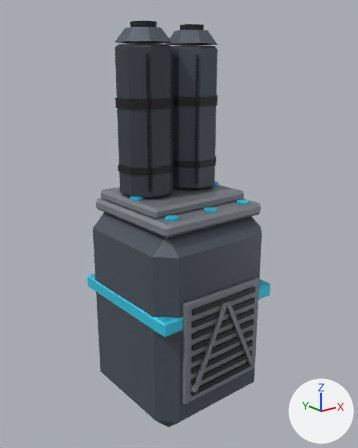
What one commit did to the FBX model SpaceStation/Assets/_Project/Art/Models/Modules/SM_Oxygen.fbx.
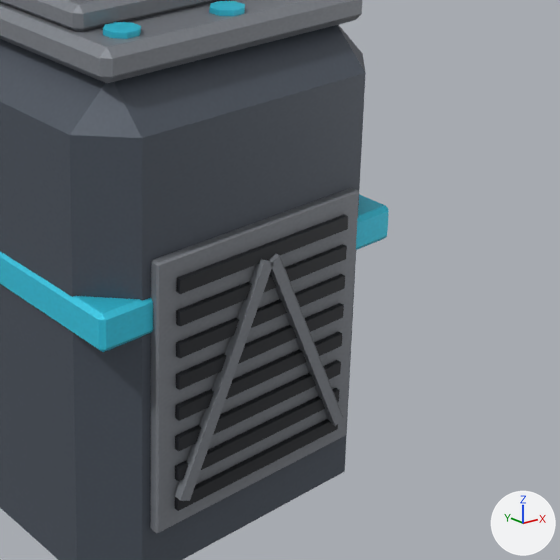
There are two pictures of each version: one whole from a 50 mm lens placed at (-0.747, -0.942, 0.374), pointed at (-0.001, -0.009, 0.001), one close up on the part from 35% to 93% of the width and 46% to 93% of the height. The axes (+X, +Y, +Z) are drawn at lower right. The lights are the same throughout. The older version's two pictures come first. Where no turn or scale is listed for an object, it has been applied to the vertices.

The first close-up shows 'SMN_Oxygen'.
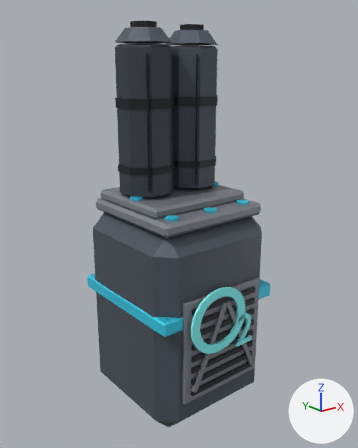
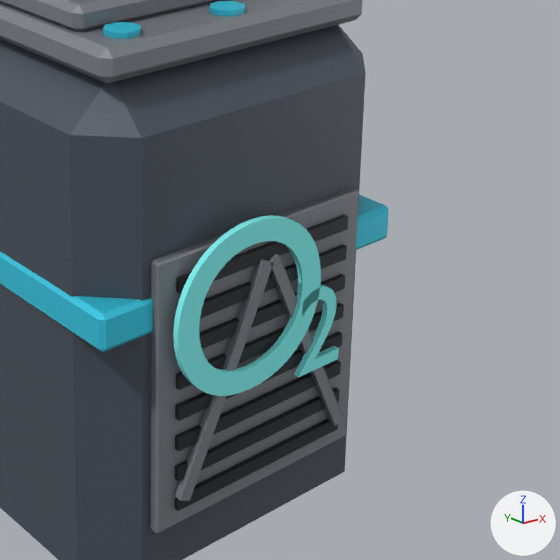
Pixel boxes [x1, y1, x2, y2] of what changed, in the close-ups (560 x 560 px):
```json
{"object": "Emblem_Oxygen", "change": "added", "after": [173, 215, 339, 396], "on screen": "cyan"}
```

Edits to the scene script, one JSON object a line:
```json
{"op": "add", "block": "mat_fx_fluorcyan", "code": ["mat_fx_fluorcyan = principled_material('FX_FluorCyan')", "mat_fx_fluorcyan.base_color = (0.25, 1.0, 1.0)  # cyan #89ffff", "mat_fx_fluorcyan.roughness = 0.3"]}
{"op": "add", "block": "me_emblem_oxygen", "code": ["me_emblem_oxygen = bpy.data.meshes.new('Emblem_Oxygen')", "me_emblem_oxygen.from_pydata(...)  # 370 vertices, 736 faces; spans x -0.11..0.086, y -0.193..-0.187, z -0.276..-0.105", "me_emblem_oxygen.materials.append(mat_fx_fluorcyan)  # cyan #89ffff"]}
{"op": "add", "block": "ob_emblem_oxygen", "code": ["ob_emblem_oxygen = bpy.data.objects.new('Emblem_Oxygen', me_emblem_oxygen)", "ob_emblem_oxygen.location = (0.0, 0.0, 0.0)"]}
```
